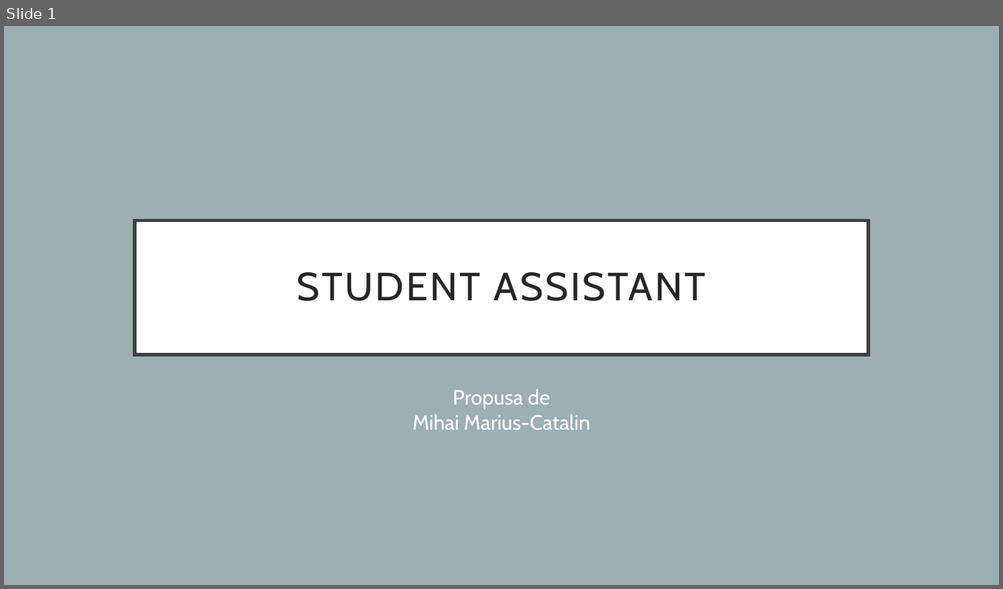
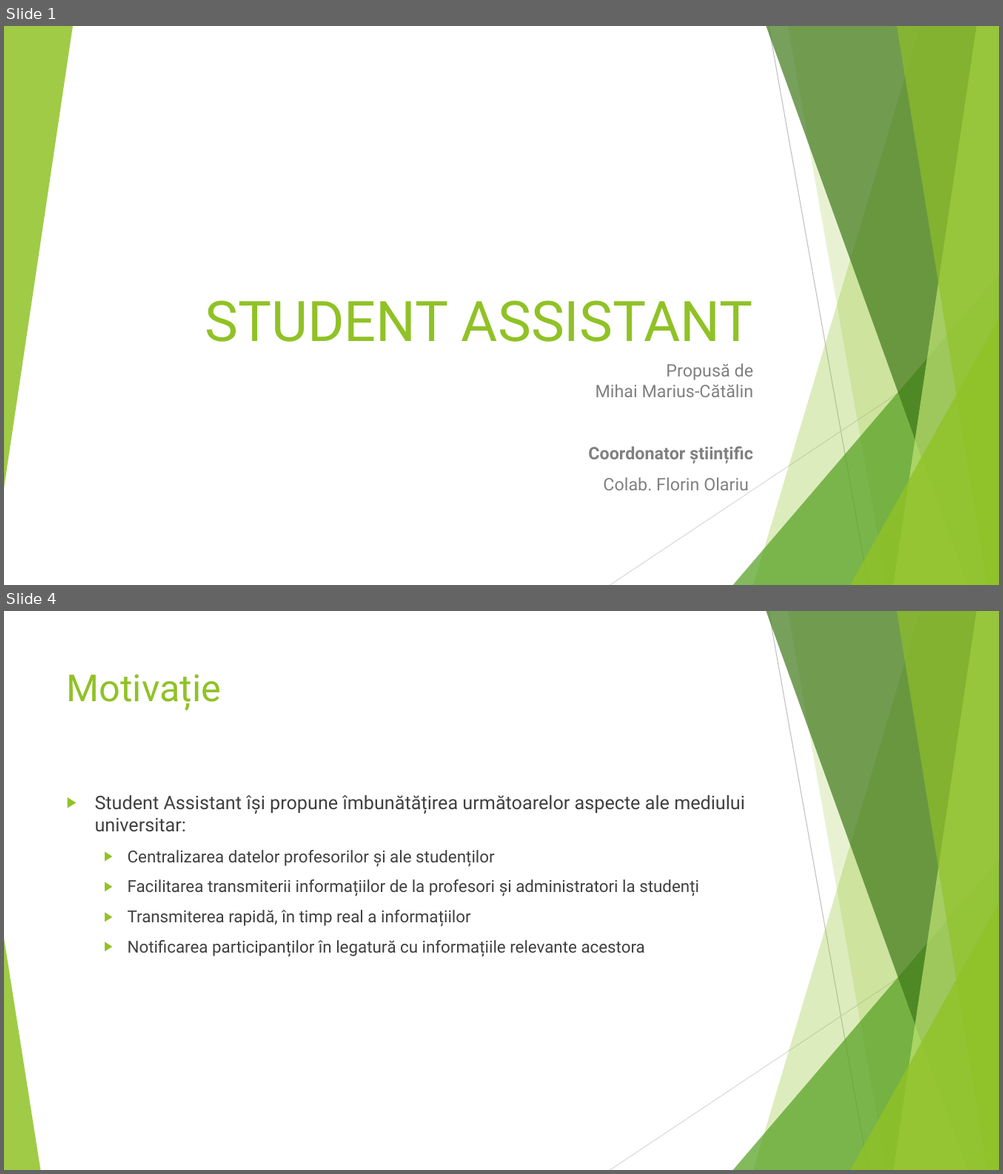
Before and after one commit to MihaiCatalin97/StudentAssistant, a slide deck: Licenta2020MihaiMariusCatalin/Prezentare.pptx. Shown one above the other, each under a label of ours: slide 1 before the commit, slides 1 and 4 after it; the slides between them are not shown. The pictures are 1003x589 and 1003x1174 pixels, drawn with LibreOffice and Linux fonts; fonts in the diff are those of the drawing. Boxes give left, top, right and bottom in pixels: in the first picture for what was removed or moved away, otherwise in the second. Text is boxed around its words. In the diff, an @@ line names an element or a change of style, - is before the commit and + after.

```diff
--- a/Licenta2020MihaiMariusCatalin/Prezentare.pptx
+++ b/Licenta2020MihaiMariusCatalin/Prezentare.pptx
@@ slide 4 added at (x1=4, y1=611, x2=999, y2=1170), background #FFFFFF; not listed: 9 template elements that a slide beside it also shows @@
@@ title added at (x1=67, y1=674, x2=221, y2=710), 36 pt, text #90C226 @@
+Motivație
@@ text added at (x1=95, y1=795, x2=745, y2=957), 16 pt, text #404040 @@
+▶ Student Assistant își propune îmbunătățirea următoarelor aspecte ale mediului universitar:
+  ▶ Centralizarea datelor profesorilor și ale studenților
+  ▶ Facilitarea transmiterii informațiilor de la profesori și administratori la studenți
+  ▶ Transmiterea rapidă, în timp real a informațiilor
+  ▶ Notificarea participanților în legatură cu informațiile relevante acestora
@@ triangle added at (x1=4, y1=939, x2=40, y2=1170), fill #90C226 at 85% opacity @@
@@ slide 1 changed as well @@
@@ background #9BAFB5 to #FFFFFF @@
@@ group added at (x1=4, y1=26, x2=999, y2=585): 5 freeform shapes, 3 triangles, 2 lines @@
@@ title "STUDENT ASSISTANT" moved from (x1=134, y1=221, x2=868, y2=355) to (x1=205, y1=301, x2=753, y2=342) @@
@@ title "STUDENT ASSISTANT" at (x1=205, y1=301, x2=753, y2=342): size 38 to 54 pt, font Cabin to Roboto, text colour #262626 to #90C226, letter spacing 2 to 0 pt; alignment centre to right; line spacing 0.9 to 1; vertical alignment middle to bottom; fill #FFFFFF to none; outline #404040 3 pt to none @@
@@ subtitle at (x1=588, y1=363, x2=754, y2=491): text changed; size 20 to 16.6 pt; font Cabin to Roboto; text colour #FFFFFF to #808080 @@
-Propusa de
-Mihai Marius-Catalin
+Propusă de
+Mihai Marius-Cătălin
+Coordonator științific
+Colab. Florin Olariu
```
Also in this commit, not shown: 1 other slide changed, 6 other slides added, 5 slides removed, 2 other files.
